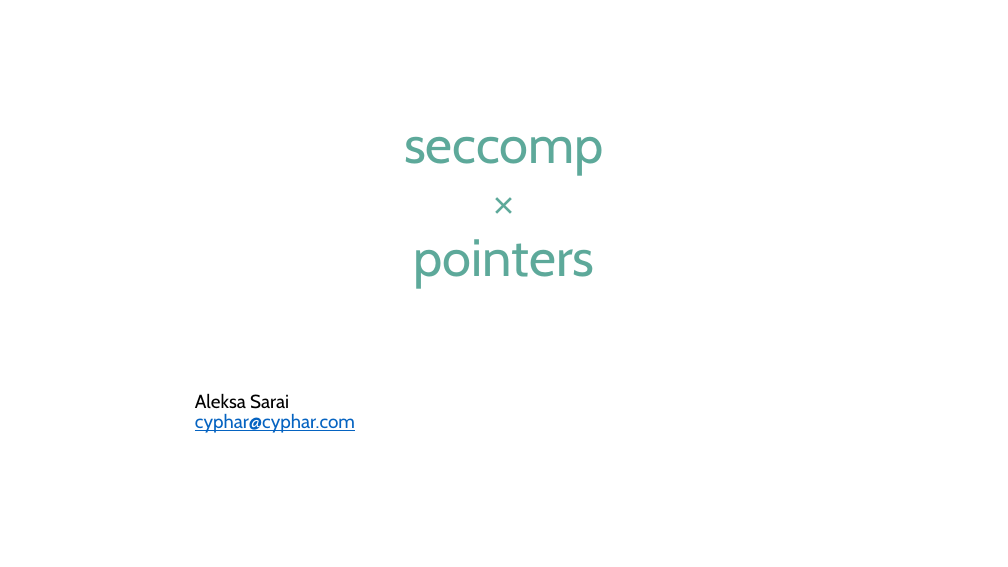
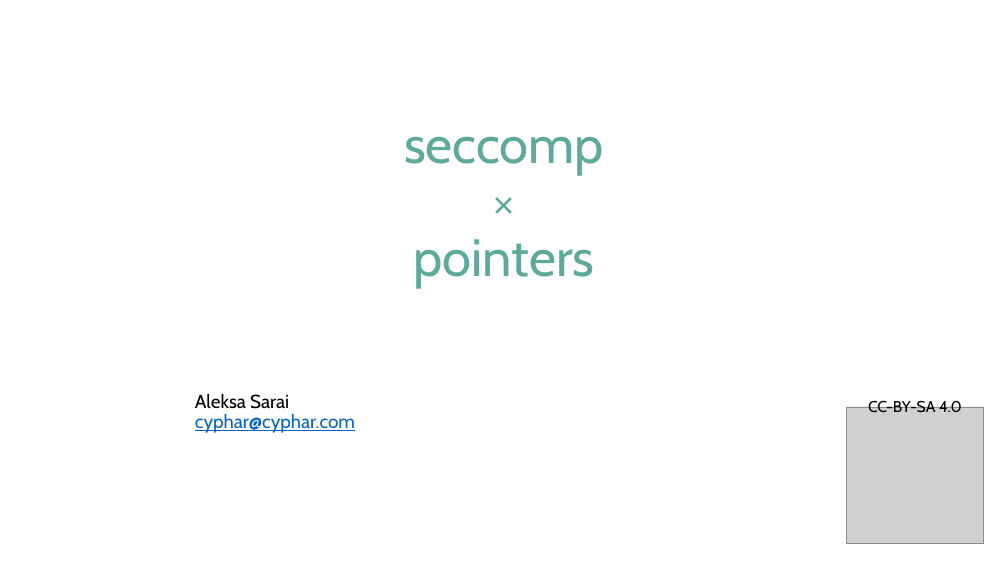
Before and after one commit to cyphar/talks, a slide deck: slide 2 of 2024/09-lpc/seccomp-and-pointers.odp. Drawn at 1008x567 pixels with LibreOffice and Linux fonts; fonts in the diff are those of the drawing; grey boxes stand for pictures; background and template pictures are left out. Boxes give left, top, right and bottom in pixels: in the first picture for what was removed or moved away, otherwise in the second. Text is boxed around its words. In the diff, an @@ line names an element or a change of style, - is before the commit and + after.

Commit message:
2024: Linux Plumbers: update "seccomp x pointers" to include QR code

```diff
--- a/2024/09-lpc/seccomp-and-pointers.odp
+++ b/2024/09-lpc/seccomp-and-pointers.odp
@@ picture added at <box>846,407,983,543</box> @@
@@ text added at <box>868,398,962,412</box>, 30 pt, text #000000 @@
+CC-BY-SA 4.0
```
Also in this commit, not shown: 1 other file.
